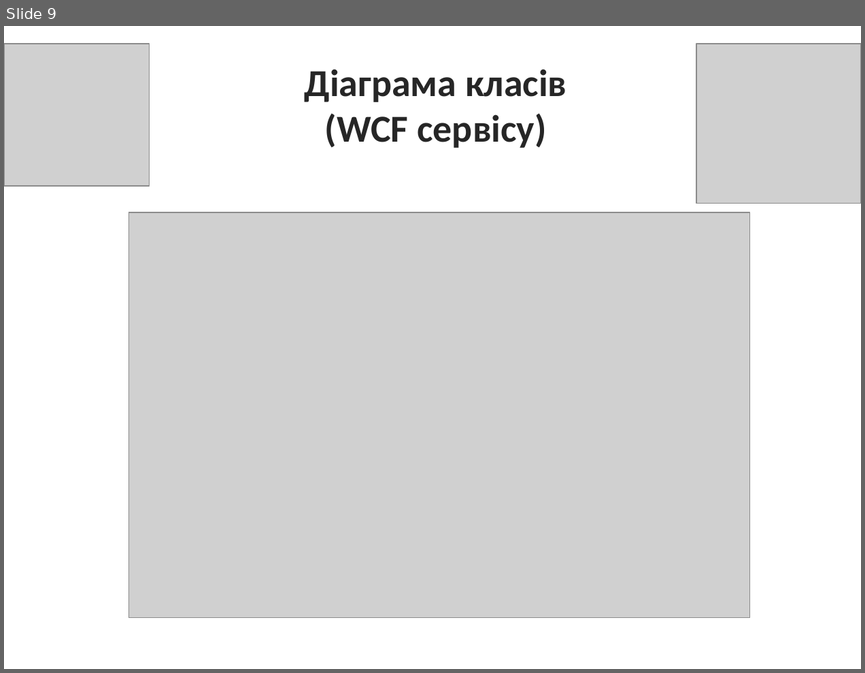
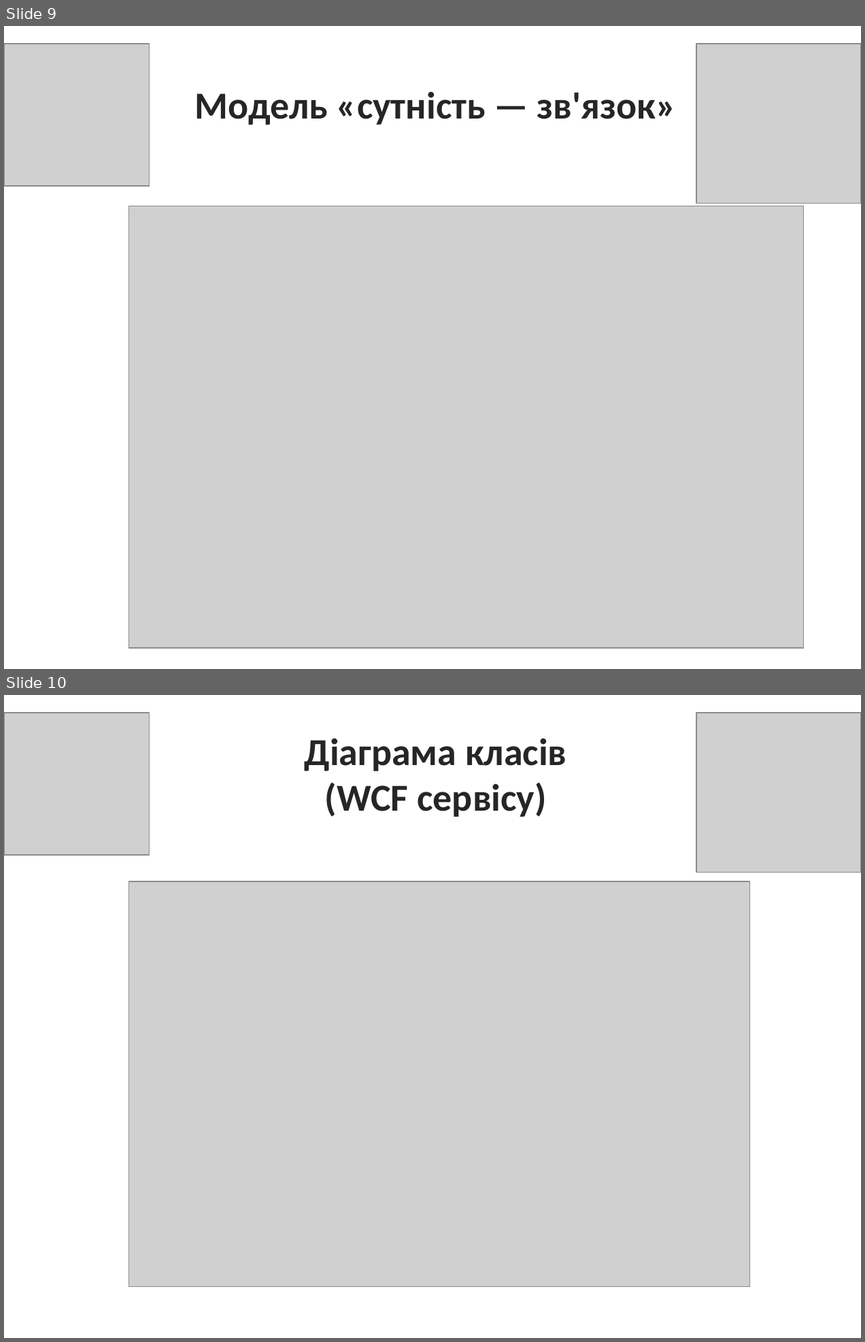
Before and after one commit to OverLord561/Deposist-Credit, a slide deck: Куц К13.pptx. Shown one above the other, each under a label of ours: slide 9 before the commit, slides 9 and 10 after it. The pictures are 865x673 and 865x1342 pixels, drawn with LibreOffice and Linux fonts; fonts in the diff are those of the drawing; grey boxes stand for pictures. Boxes give left, top, right and bottom in pixels: in the first picture for what was removed or moved away, otherwise in the second. Text is boxed around its words. In the diff, an @@ line names an element or a change of style, - is before the commit and + after.

```diff
--- a/Куц К13.pptx
+++ b/Куц К13.pptx
@@ slide 9 added at <box>4,26,861,669</box>, background #FFFFFF @@
@@ picture added at <box>4,44,149,186</box> @@
@@ picture added at <box>696,44,861,203</box> @@
@@ title added at <box>195,91,676,125</box>, 32 pt, text #262626, bold @@
+Модель «сутність — зв'язок»
@@ picture added at <box>129,206,804,648</box> @@
@@ what was slide 9 is now slide 10 @@
```
Also in this commit, not shown: 6 slides changed, 1 other slide added, 2 other files.
